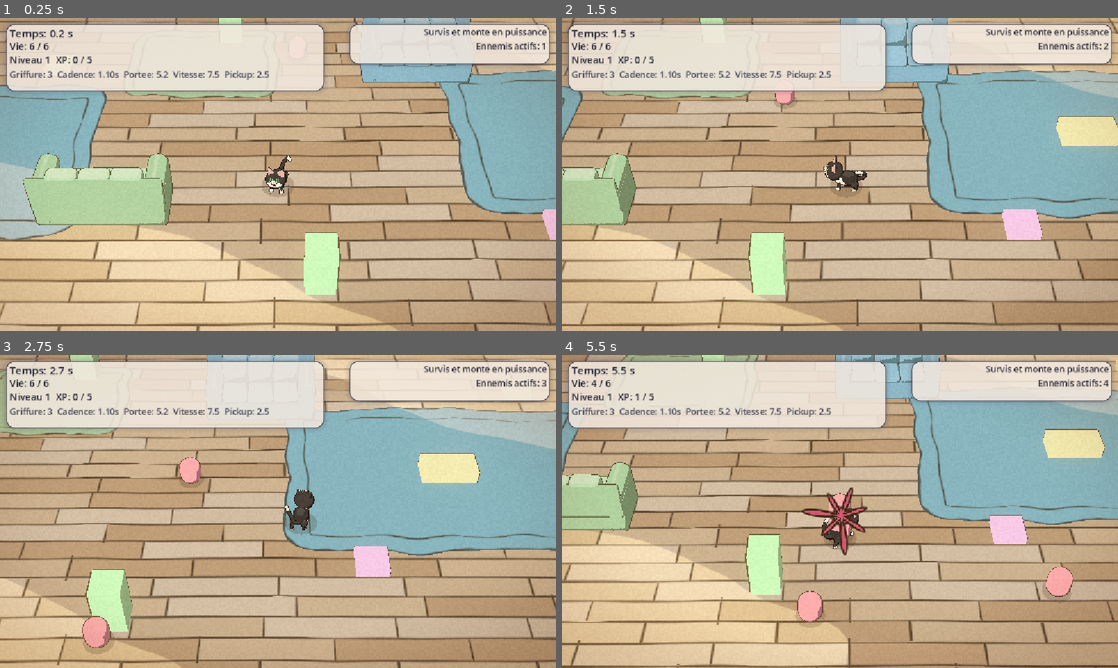
Above: before the commit, frames 1-4 (two rows, left to right).
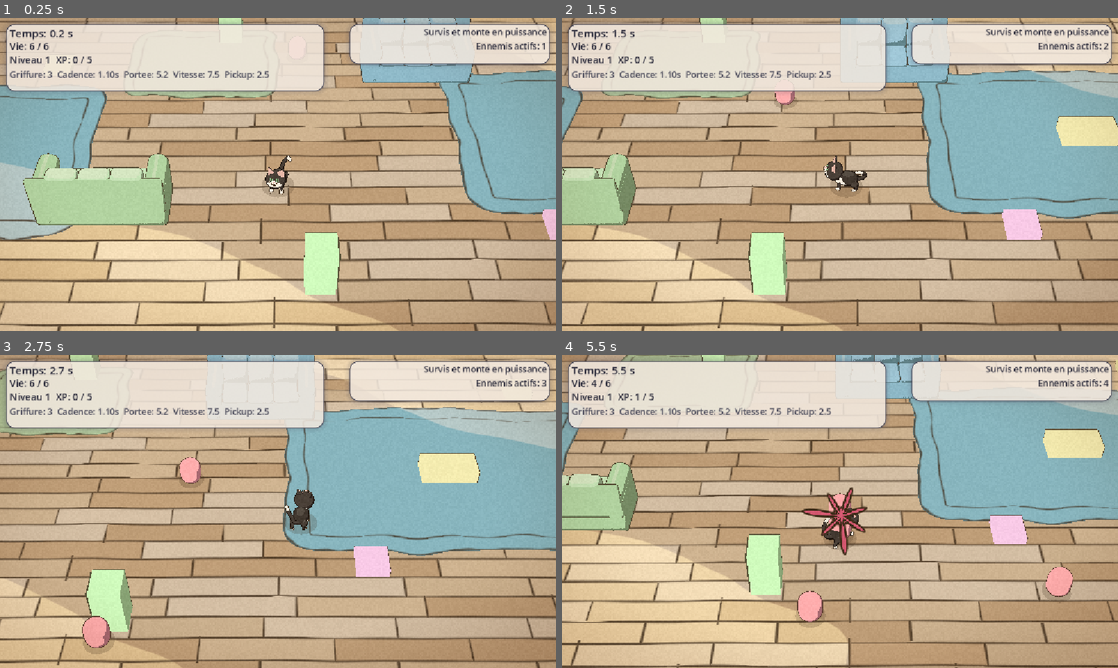
Above: after the commit, the same moments.

Repository: piiieeere/zeucozy
Game: Godot game, scene res://scenes/main.tscn
The game is run twice, just before and just after one commit, with the same random seed, the same clock (stepped at 60 frames per second) and the same inputs.
Inputs (mouse positions are in pixels of both pictures, inside the frame that each line leads up to):
- Up to frame 1 (0.25 s): no input
- Up to frame 2 (1.5 s): tap Enter at 0.5 s; move the mouse to (962, 158) at 0.52 s; hold Right (ui_right) 0.53-1.25 s; tap O at 0.6 s; click (962, 158) at 0.67 s; drag from (728, 190) to (812, 237) at 1.27 s
- Up to frame 3 (2.75 s): move the mouse to (333, 442) at 2.02 s; hold Right (ui_right) from 2.03 s (still down); tap R at 2.1 s
- Up to frame 4 (5.5 s): release Right (ui_right) at 2.75 s; drag from (812, 574) to (673, 464) at 2.77 s; move the mouse to (1006, 558) at 3.52 s; hold Left (ui_left) 3.53-4.25 s; tap 2 at 3.6 s; drag from (673, 464) to (756, 433) at 4.27 s; move the mouse to (867, 511) at 5.02 s; hold Down (ui_down) from 5.03 s (still down); tap 4 at 5.1 s; click (867, 511) at 5.17 s

The runs differ from the first frame. In frame 1, 1.2% of the frame differs, in the area x 0-100%, y 0-100%; in frame 2, 0.8%; in frame 3, 0.3%; in frame 4, 1.1%.

Commit message:
feat: remove halation effect from retro post-processing shader and update documentation

Diff:
--- a/scripts/systems/impact_frame.gd
+++ b/scripts/systems/impact_frame.gd
@@ -8,8 +8,8 @@
 ## points de vie ou une touche coute 1/6 de la run, chaque contact en est un.
 ##
 ## Place SOUS le post-process (layer -1, donc dessine avant RetroPost) : un
-## impact frame est une frame de l'IMAGE, pas un calque d'interface. Le grain,
-## la halation et la vignette de §8bis doivent passer par-dessus, sinon le
+## impact frame est une frame de l'IMAGE, pas un calque d'interface. Le grain
+## et la vignette de §8bis doivent passer par-dessus, sinon le
 ## flash se lit comme un element d'UI colle sur le film. Le HUD, lui, reste
 ## au-dessus des deux — c'est de l'interface, il ne clignote pas avec le chat.
 
--- a/shaders/retro_post.gdshader
+++ b/shaders/retro_post.gdshader
@@ -1,19 +1,29 @@
 // La couche de tele d'epoque — "Visual Art Direction" §8bis.
 //
-// Trois effets, tous discrets, appliques sur l'image finale :
-// grain argentique, halation chaude, vignette chaude.
+// Deux effets, tous deux discrets, appliques sur l'image finale :
+// grain argentique et vignette chaude.
+//
+// La HALATION a ete retiree le 2026-08-16. Elle etait la troisieme couche
+// (bave ambre autour des zones claires, calculee par ecart au flou) : elle
+// marchait, mais elle chargeait l'image sans que le jeu y gagne. §15 tranche
+// dans ce sens — lisibilite > detail. Son diagnostic reste dans la doc, il ne
+// faut pas le reperdre si on la rebranche un jour : elle ne peut PAS se
+// seuiller sur la luminance absolue, la palette parchemin etant deja a ~0,93.
 //
 // Ce qui est VOLONTAIREMENT absent, et ne doit pas etre rajoute :
 // le tremblement du signal hertzien (nauseeux sur une run de 20 minutes),
 // le saignement chromatique et les lignes de balayage (ils nuisent a la
 // lecture dans une arene chargee), et tout bloom froid ou bleute.
 //
-// §15 tranche : lisibilite > detail. Ces trois effets doivent se remarquer
-// quand on les COUPE, pas quand on les regarde.
+// §15 tranche : ces effets doivent se remarquer quand on les COUPE, pas
+// quand on les regarde.
 
 shader_type canvas_item;
 
-uniform sampler2D screen_tex : hint_screen_texture, filter_linear_mipmap;
+// filter_linear et non filter_linear_mipmap : plus personne ne lit l'ecran en
+// LOD depuis le retrait de la halation, et la chaine de mipmaps de l'ecran
+// etait regeneree a chaque frame pour elle seule.
+uniform sampler2D screen_tex : hint_screen_texture, filter_linear;
 
 group_uniforms grain;
 uniform float grain_amount : hint_range(0.0, 0.15) = 0.04;
@@ -22,15 +32,6 @@
 // numerique et trahit tout le travail de cellulo.
 uniform float grain_hz = 20.0;
 uniform float grain_size : hint_range(1.0, 4.0) = 1.5;
-
-group_uniforms halation;
-// Seuil de SOURCE : quelles zones ont le droit de baver. Bas volontairement —
-// ce n'est pas lui qui protege l'image, c'est le calcul par ecart (voir plus bas).
-uniform float halation_threshold : hint_range(0.0, 1.0) = 0.55;
-uniform float halation_strength : hint_range(0.0, 1.0) = 0.55;
-uniform vec4 halation_tint : source_color = vec4(1.0, 0.78, 0.45, 1.0);
-// Le flou large se prend gratuitement dans les mipmaps de l'ecran.
-uniform float halation_lod : hint_range(0.0, 8.0) = 4.0;
 
 group_uniforms vignette;
 uniform float vignette_strength : hint_range(0.0, 1.0) = 0.30;
@@ -44,19 +45,6 @@
 void fragment() {
 	vec3 col = texture(screen_tex, SCREEN_UV).rgb;
 
-	// --- halation : la lumiere bave, en ambre --------------------------------
-	//
-	// Calculee par ECART au flou, pas sur la luminance absolue. La palette du
-	// jeu est un parchemin a ~0,93 de luminance : un seuil absolu allumerait
-	// l'ecran entier et delaverait tous les aplats. L'ecart, lui, ne vaut
-	// quelque chose que la ou un voisinage clair borde un sujet plus sombre —
-	// c'est-a-dire exactement la ou une pellicule bave, et rien sur une
-	// grande surface claire uniforme.
-	vec3 blurred = textureLod(screen_tex, SCREEN_UV, halation_lod).rgb;
-	vec3 bleed = max(blurred - col, vec3(0.0));
-	float source = smoothstep(halation_threshold, 1.0, dot(blurred, vec3(0.299, 0.587, 0.114)));
-	col += bleed * halation_tint.rgb * source * halation_strength;
-
 	// --- vignette chaude : recentre le regard, pose l'epoque -----------------
 	float edge = smoothstep(vignette_start, 1.42, length(SCREEN_UV - vec2(0.5)) * 2.0);
 	col = mix(col, col * vignette_tint.rgb, edge * vignette_strength);
Not shown, changed: CLAUDE.md
